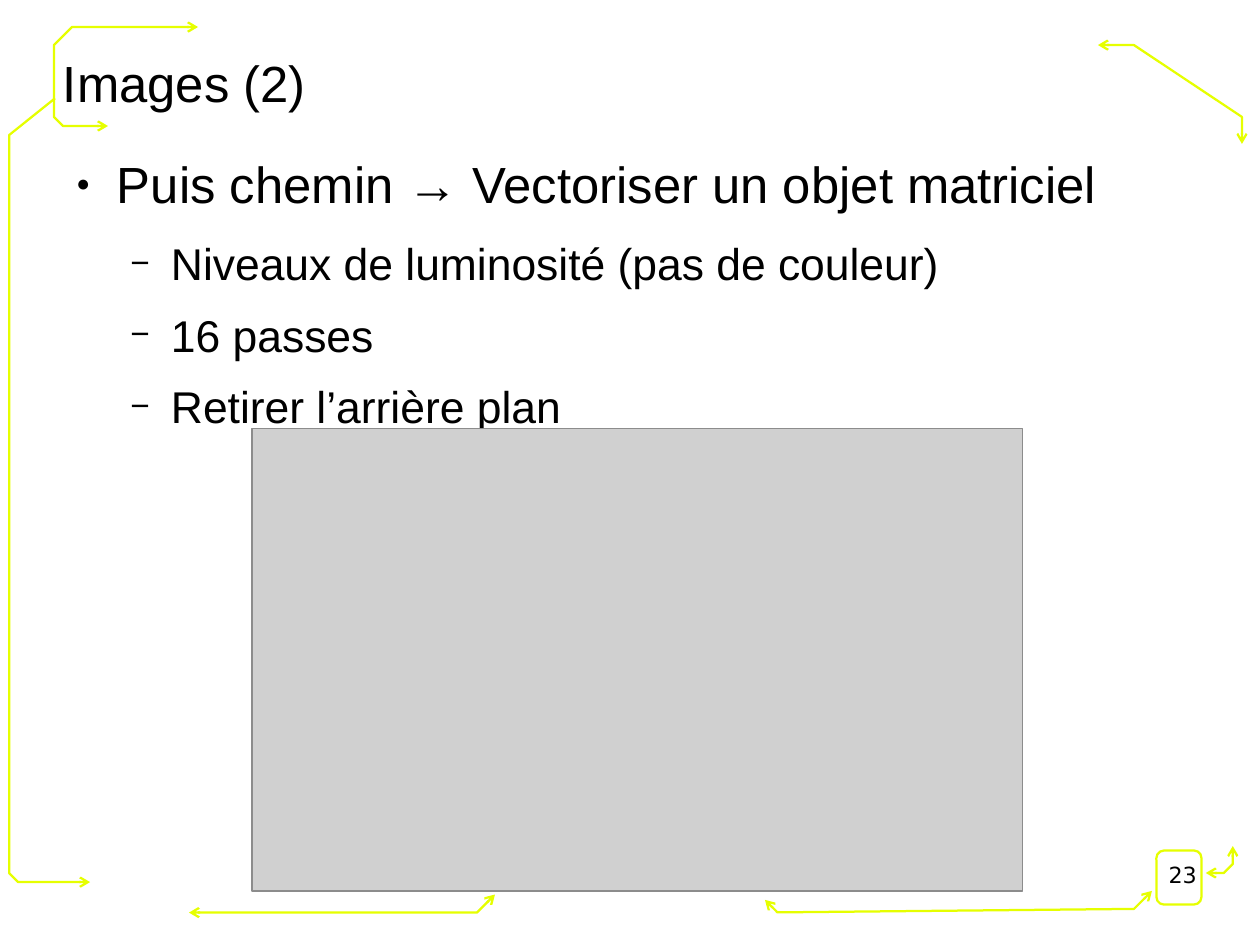
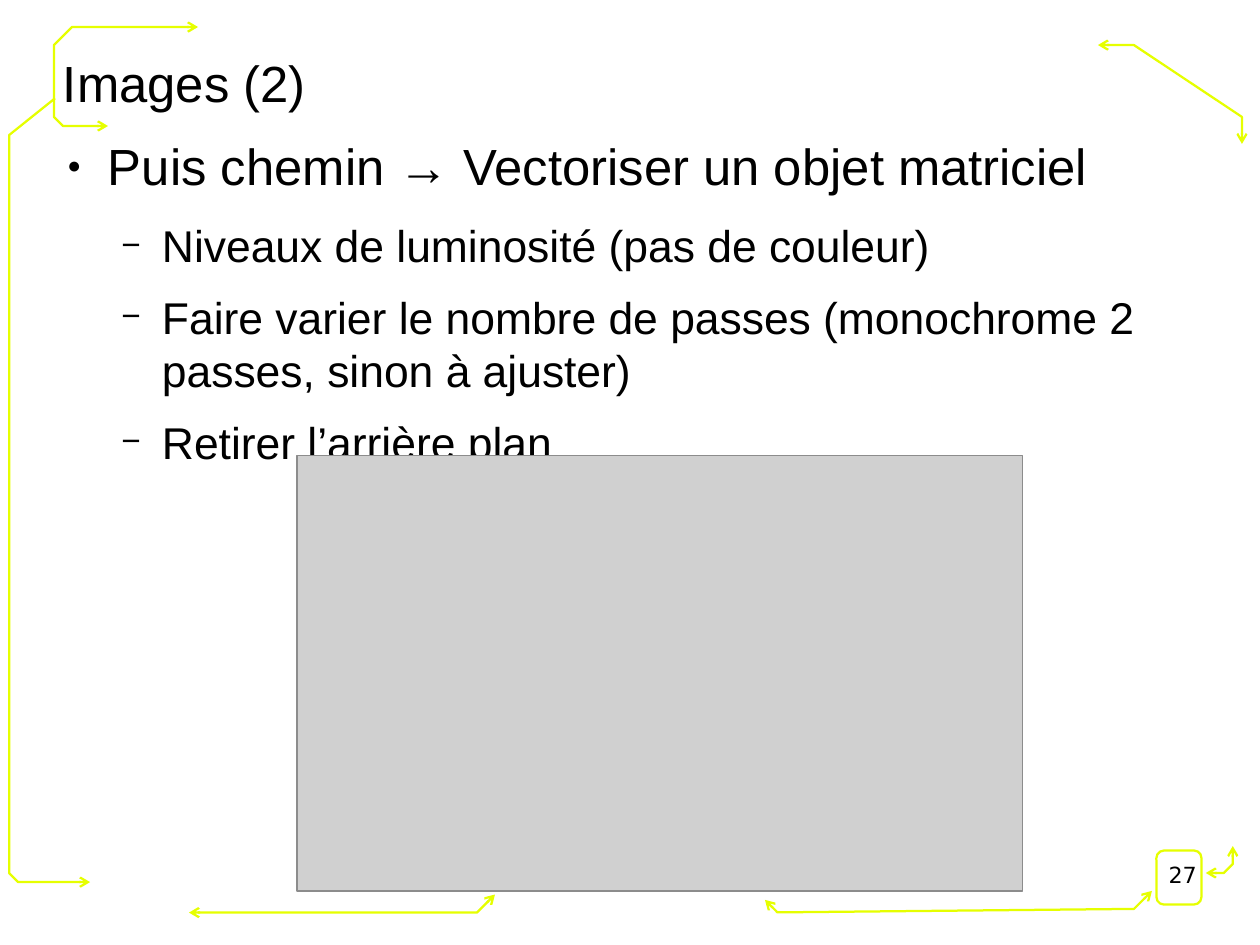
Before and after one commit to FablabLannion/Formation-Fondation-Orange, a slide deck: slide 27 of conception2D.odp (slide 23 before the commit). Drawn at 1260x945 pixels with LibreOffice and Linux fonts; fonts in the diff are those of the drawing; grey boxes stand for pictures; background and template pictures are left out. Boxes give left, top, right and bottom in pixels: in the first picture for what was removed or moved away, otherwise in the second. Text is boxed around its words. In the diff, an @@ line names an element or a change of style, - is before the commit and + after.

```diff
--- a/conception2D.odp
+++ b/conception2D.odp
@@ text "Puis chemin → Vectoriser un ...": place and size @@
-text "Puis chemin → Vectoriser un ..." at (117, 166, 1096, 432)
+text "Puis chemin → Vectoriser un ..." at (108, 148, 1134, 460)
@@ text at (162, 301, 1134, 396): text changed @@
-  − 16 passes
+  − Faire varier le nombre de passes (monochrome 2 passes, sinon à ajuster)
@@ picture: place and size @@
-picture at (252, 429, 1022, 891)
+picture at (297, 456, 1023, 892)
@@ page number at (1169, 866, 1197, 883): text changed @@
-23
+27
```
Also in this commit, not shown: 6 other slides changed, 7 slides added, 1 slide removed, 2 other files.
